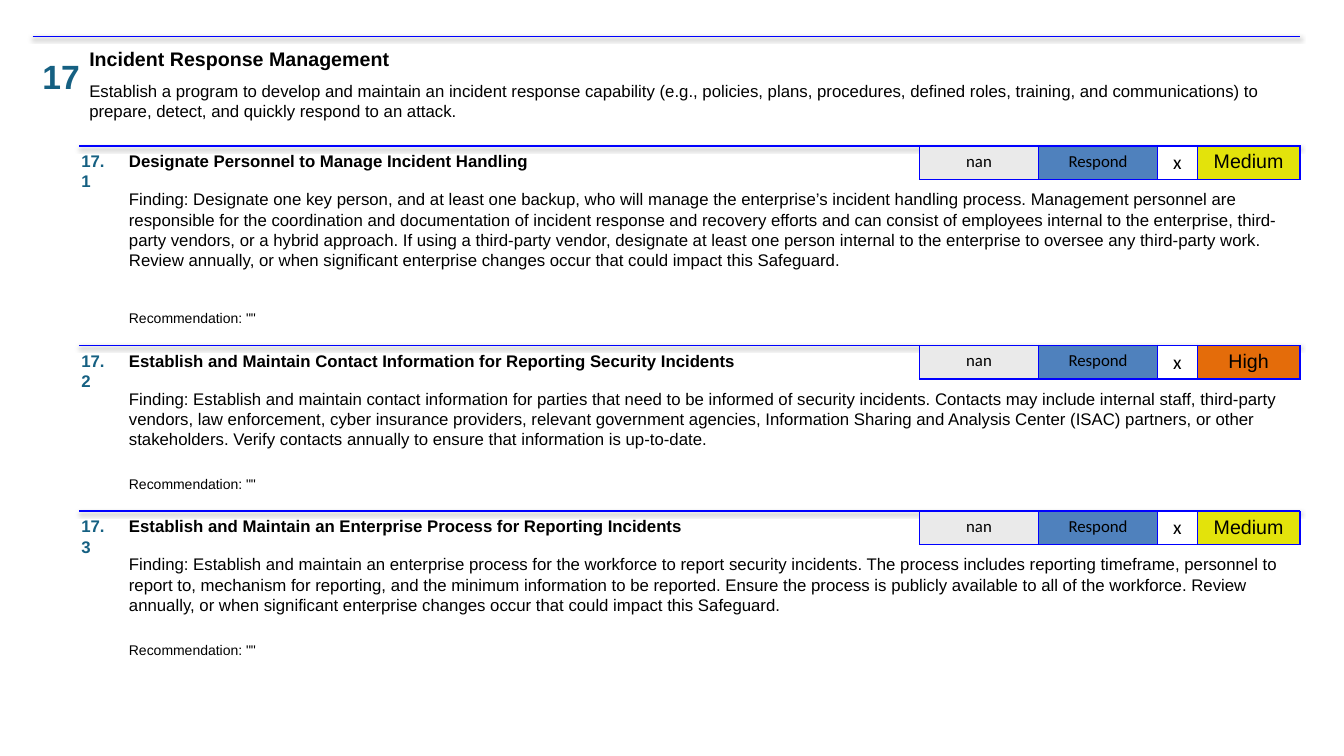
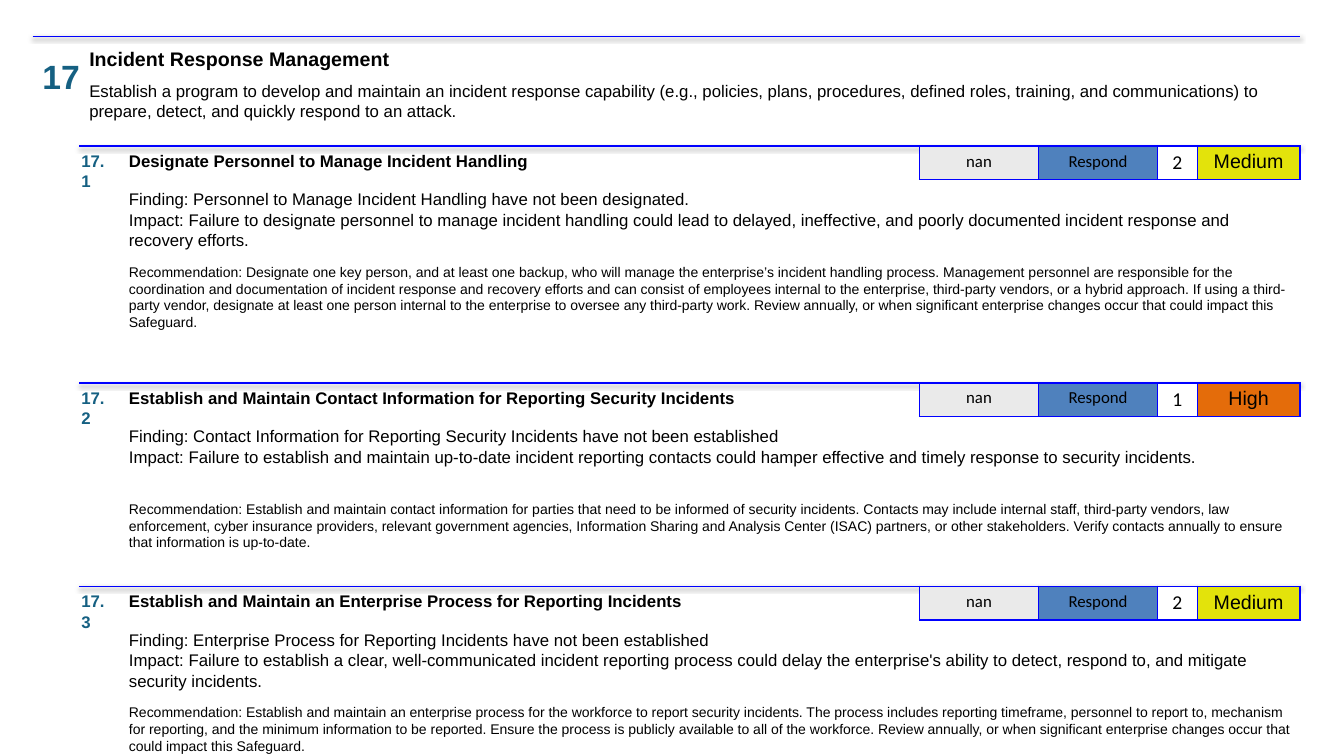
Before and after one commit to lablanco/PowerPointAutomation, a slide deck: slide 46 of ppts/0001_SUMMARY.pptx (slide 40 before the commit). Drawn at 1344x756 pixels with LibreOffice and Linux fonts; fonts in the diff are those of the drawing. Boxes give left, top, right and bottom in pixels: in the first picture for what was removed or moved away, otherwise in the second. Text is boxed around its words. In the diff, an @@ line names an element or a change of style, - is before the commit and + after.

```diff
--- a/ppts/0001_SUMMARY.pptx
+++ b/ppts/0001_SUMMARY.pptx
@@ table at bbox=[920, 146, 1300, 177] @@
-row 1, column 3: x
+row 1, column 3: 2
@@ text added at bbox=[129, 193, 689, 209], 12 pt, text #000000 @@
+Finding: Personnel to Manage Incident Handling have not been designated.
@@ text at bbox=[129, 214, 1229, 250]: text changed; size 10 to 12 pt @@
-Recommendation: ""
+Impact: Failure to designate personnel to manage incident handling could lead to delayed, ineffective, and poorly documented incident response and recovery efforts.
@@ text at bbox=[129, 267, 1285, 330]: text changed; size 12 to 10 pt @@
-Finding: Designate one key person, and at least one backup, who will manage the enterprise’s incident handling process. Management personnel are responsible for the coordination and documentation of incident response and recovery efforts and can consist of employees internal to the enterprise, third-party vendors, or a hybrid approach. If using a third-party vendor, designate at least one person internal to the enterprise to oversee any third-party work. Review annually, or when significant enterprise changes occur that could impact this Safeguard.
+Recommendation: Designate one key person, and at least one backup, who will manage the enterprise’s incident handling process. Management personnel are responsible for the coordination and documentation of incident response and recovery efforts and can consist of employees internal to the enterprise, third-party vendors, or a hybrid approach. If using a third-party vendor, designate at least one person internal to the enterprise to oversee any third-party work. Review annually, or when significant enterprise changes occur that could impact this Safeguard.
@@ 2 texts, 1 table, 1 line: place and size @@
-2 texts, 1 table, 1 line at bbox=[80, 346, 1301, 387]
+2 texts, 1 table, 1 line at bbox=[80, 383, 1301, 424]
@@ table at bbox=[920, 383, 1300, 414] @@
-row 1, column 3: x
+row 1, column 3: 1
@@ text at bbox=[129, 430, 779, 446]: text changed; size 10 to 12 pt @@
-Recommendation: ""
+Finding: Contact Information for Reporting Security Incidents have not been established
@@ text added at bbox=[129, 451, 1196, 467], 12 pt, text #000000 @@
+Impact: Failure to establish and maintain up-to-date incident reporting contacts could hamper effective and timely response to security incidents.
@@ text at bbox=[129, 504, 1283, 550]: text changed; size 12 to 10 pt @@
-Finding: Establish and maintain contact information for parties that need to be informed of security incidents. Contacts may include internal staff, third-party vendors, law enforcement, cyber insurance providers, relevant government agencies, Information Sharing and Analysis Center (ISAC) partners, or other stakeholders. Verify contacts annually to ensure that information is up-to-date.
+Recommendation: Establish and maintain contact information for parties that need to be informed of security incidents. Contacts may include internal staff, third-party vendors, law enforcement, cyber insurance providers, relevant government agencies, Information Sharing and Analysis Center (ISAC) partners, or other stakeholders. Verify contacts annually to ensure that information is up-to-date.
@@ 2 texts, 1 table, 1 line: place and size @@
-2 texts, 1 table, 1 line at bbox=[80, 511, 1301, 553]
+2 texts, 1 table, 1 line at bbox=[80, 587, 1301, 628]
@@ table at bbox=[920, 587, 1300, 618] @@
-row 1, column 3: x
+row 1, column 3: 2
@@ text removed at bbox=[129, 645, 242, 655] @@
-Recommendation: ""
@@ text added at bbox=[129, 634, 709, 650], 12 pt, text #000000 @@
+Finding: Enterprise Process for Reporting Incidents have not been established
@@ text added at bbox=[129, 654, 1247, 691], 12 pt, text #000000 @@
+Impact: Failure to establish a clear, well-communicated incident reporting process could delay the enterprise's ability to detect, respond to, and mitigate security incidents.
@@ text at bbox=[129, 707, 1289, 754]: text changed; size 12 to 10 pt @@
-Finding: Establish and maintain an enterprise process for the workforce to report security incidents. The process includes reporting timeframe, personnel to report to, mechanism for reporting, and the minimum information to be reported. Ensure the process is publicly available to all of the workforce. Review annually, or when significant enterprise changes occur that could impact this Safeguard.
+Recommendation: Establish and maintain an enterprise process for the workforce to report security incidents. The process includes reporting timeframe, personnel to report to, mechanism for reporting, and the minimum information to be reported. Ensure the process is publicly available to all of the workforce. Review annually, or when significant enterprise changes occur that could impact this Safeguard.
```
Also in this commit, not shown: 38 other slides changed, 10 slides added, 4 slides removed, 4 other files.
